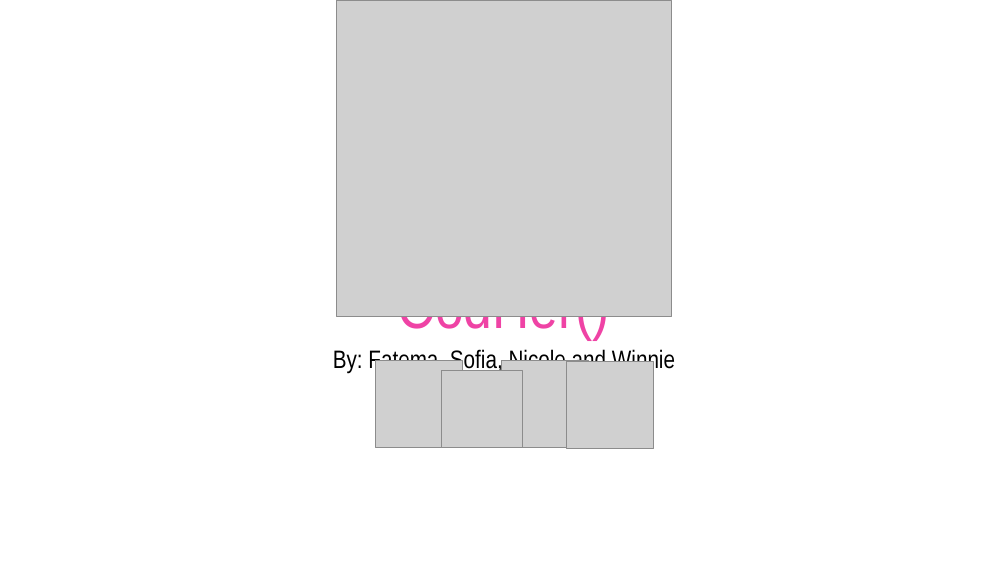
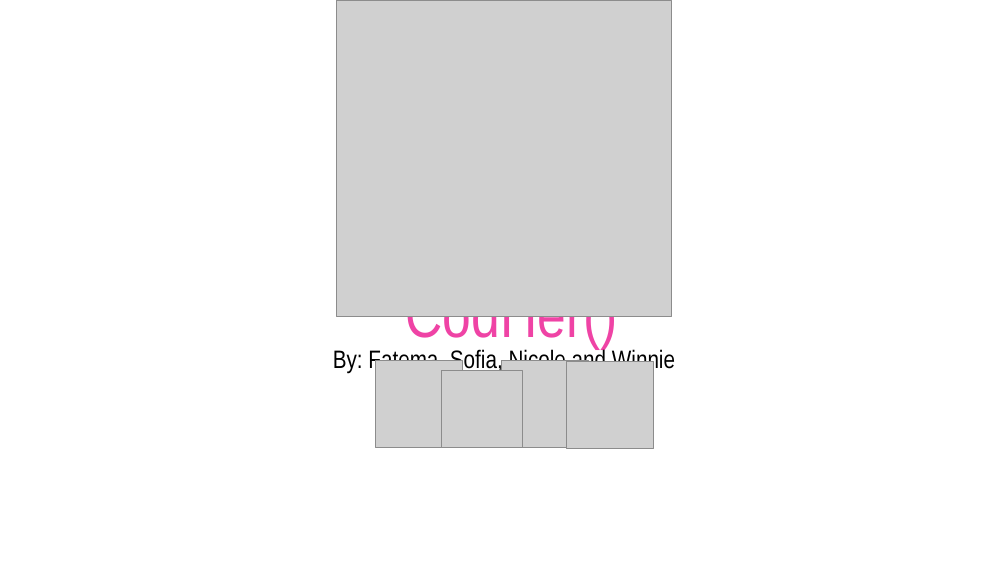
Before and after one commit to dashn98/SheInnovates19, a slide deck: slide 1 of SheInnovates19 Presentation.pptx. Drawn at 1008x567 pixels with LibreOffice and Linux fonts; fonts in the diff are those of the drawing; grey boxes stand for pictures; background and template pictures are left out. Boxes give left, top, right and bottom in pixels: in the first picture for what was removed or moved away, otherwise in the second. Text is boxed around its words. In the diff, an @@ line names an element or a change of style, - is before the commit and + after.

```diff
--- a/SheInnovates19 Presentation.pptx
+++ b/SheInnovates19 Presentation.pptx
@@ title "CodHer()" rewrapped from box(398, 316, 610, 339) to box(406, 316, 618, 349) @@
```
Also in this commit, not shown: 1 other slide changed, 1 other file.
